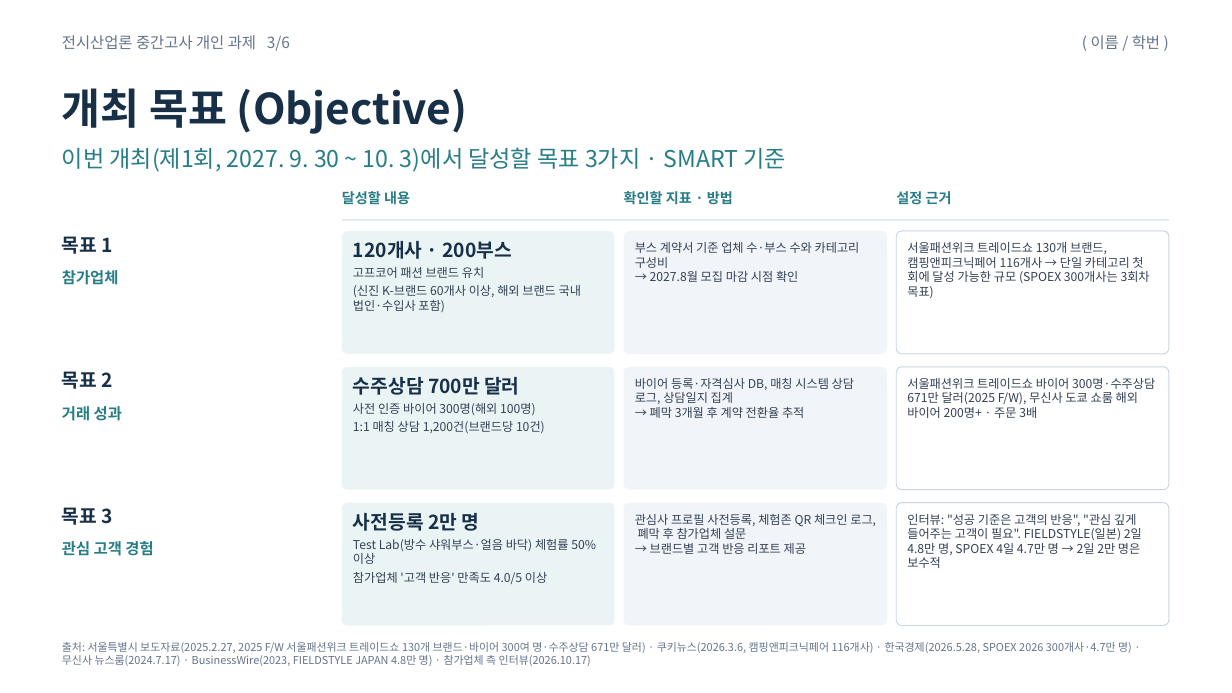
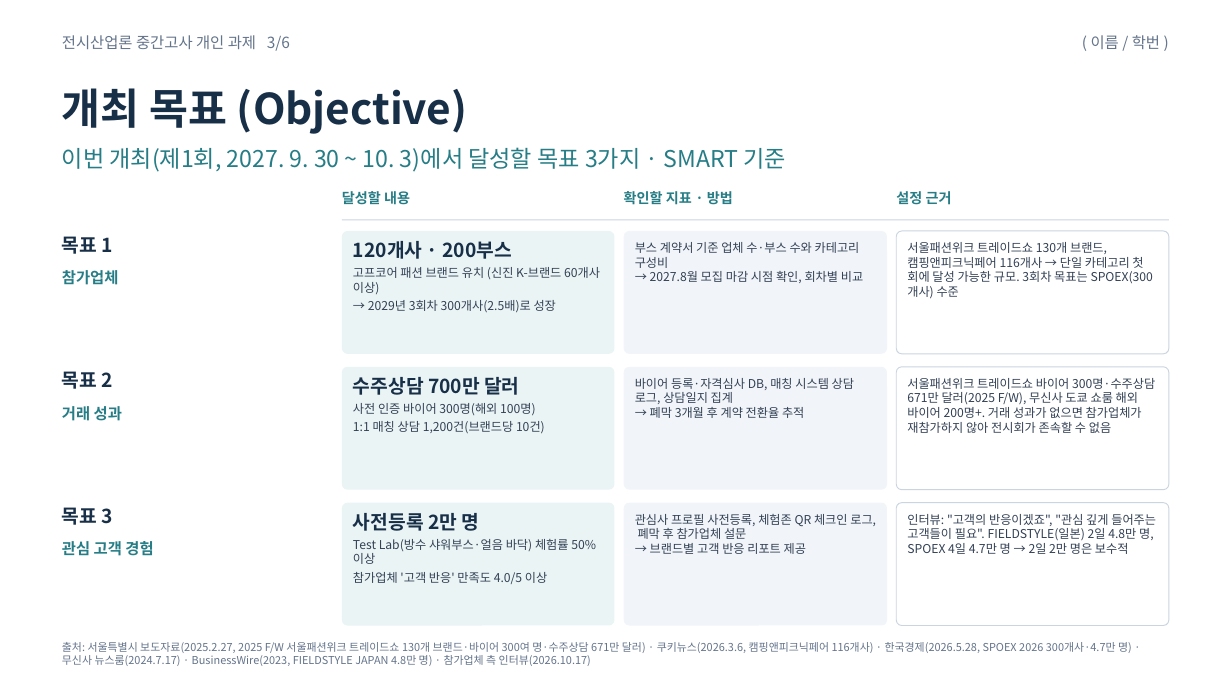
Before and after one commit to id01099050593-commits/exihi_indus, a slide deck: slide 3 of GFF_SEOUL_2027_전시산업론_중간과제.pptx. Drawn at 1232x693 pixels with LibreOffice and Linux fonts; fonts in the diff are those of the drawing. Boxes give left, top, right and bottom in pixels: in the first picture for what was removed or moved away, otherwise in the second. Text is boxed around its words. In the diff, an @@ line names an element or a change of style, - is before the commit and + after.

```diff
--- a/GFF_SEOUL_2027_전시산업론_중간과제.pptx
+++ b/GFF_SEOUL_2027_전시산업론_중간과제.pptx
@@ text at [353, 267, 600, 312]: text changed @@
-고프코어 패션 브랜드 유치
-(신진 K-브랜드 60개사 이상, 해외 브랜드 국내 법인·수입사 포함)
+고프코어 패션 브랜드 유치 (신진 K-브랜드 60개사 이상)
+→ 2029년 3회차 300개사(2.5배)로 성장
@@ text at [907, 242, 1153, 297]: text changed @@
-서울패션위크 트레이드쇼 130개 브랜드, 캠핑앤피크닉페어 116개사 → 단일 카테고리 첫 회에 달성 가능한 규모 (SPOEX 300개사는 3회차 목표)
+서울패션위크 트레이드쇼 130개 브랜드, 캠핑앤피크닉페어 116개사 → 단일 카테고리 첫 회에 달성 가능한 규모. 3회차 목표는 SPOEX(300개사) 수준
@@ text at [650, 271, 863, 283]: text changed @@
-→ 2027.8월 모집 마감 시점 확인
+→ 2027.8월 모집 마감 시점 확인, 회차별 비교
@@ text at [907, 378, 1155, 433]: text changed @@
-서울패션위크 트레이드쇼 바이어 300명·수주상담 671만 달러(2025 F/W), 무신사 도쿄 쇼룸 해외 바이어 200명+ · 주문 3배
+서울패션위크 트레이드쇼 바이어 300명·수주상담 671만 달러(2025 F/W), 무신사 도쿄 쇼룸 해외 바이어 200명+. 거래 성과가 없으면 참가업체가 재참가하지 않아 전시회가 존속할 수 없음
@@ text at [907, 514, 1156, 554]: text changed @@
-인터뷰: "성공 기준은 고객의 반응", "관심 깊게 들어주는 고객이 필요". FIELDSTYLE(일본) 2일 4.8만 명, SPOEX 4일 4.7만 명 → 2일 2만 명은 보수적
+인터뷰: "고객의 반응이겠죠", "관심 깊게 들어주는 고객들이 필요". FIELDSTYLE(일본) 2일 4.8만 명, SPOEX 4일 4.7만 명 → 2일 2만 명은 보수적
```
Also in this commit, not shown: 6 other slides changed, 2 other files.
